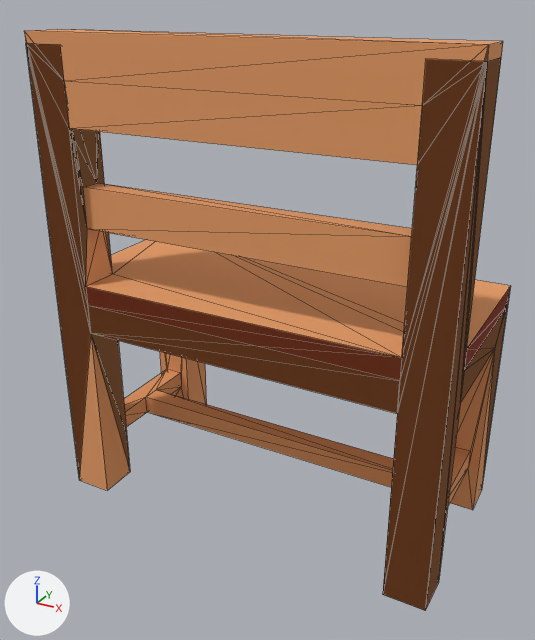
The glTF model public/models/items/bench.glb, before and after one commit.
Both versions are drawn from a 50 mm camera at (0.73, -1.388, 1.149) aimed at (-0.011, -0.041, 0.476). Lighting does not change. The marker at lower left points along +X, +Y and +Z. Mesh edges are drawn as thin lines. Vertices at the same position are counted once.

The first picture shows 'bench'.
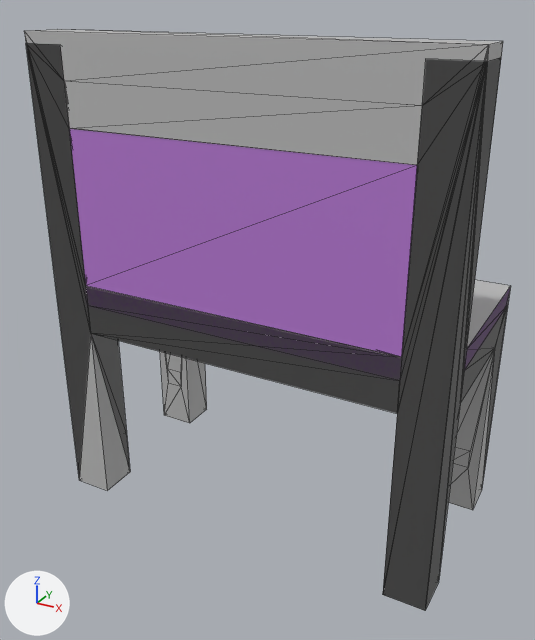
What differs and where, as boxes [x1, y1, x2, y2] in the pictures (535 x 640 px; the box of a moved part takes in the faces that stretch with it):
part 1 of me_bench_2, cut back: before [124, 369, 470, 506]; after [167, 369, 470, 468]
part 2 of me_bench_2, moved or reshaped: before [83, 183, 412, 287]; after [70, 129, 417, 357]
part 3 of me_bench_2, recoloured (orange to grey): [24, 29, 511, 610] in both
part 4 of me_bench_2, recoloured (orange to grey): [26, 43, 507, 610] in both
part 5 of me_bench_2, recoloured: [86, 287, 510, 380] in both

What changed in the scene script:
```text
Add mat_lambert15:
    mat_lambert15 = principled_material('lambert15')
    mat_lambert15.base_color = (0.482, 0.195, 0.663)  # purple #b87ad5
    mat_lambert15.roughness = 0.6
Add mat_lambert1:
    mat_lambert1 = principled_material('lambert1')
    mat_lambert1.base_color = (0.5, 0.5, 0.5)  # grey #bcbcbc
    mat_lambert1.roughness = 0.6
Change me_bench_2:
    used by ob_bench; location = (0.0, 0.0, 0.0)
    remove me_bench_2.from_pydata(...)  # 95 vertices, 252 faces; spans x -0.459..0.459, y -0.231..0.228, z 0.004..1.082
    add me_bench_2.from_pydata(...)  # 93 vertices, 228 faces; spans x -0.459..0.459, y -0.231..0.228, z 0.004..1.082
    me_bench_2 part 1
    8 vertices are removed from x -0.39..0.39, y -0.025..0.021, z 0.119..0.164
    36 faces are deleted
    8 new faces join them, mat_lambert1 (grey #bcbcbc)
    me_bench_2 part 2
    8 faces are deleted
    6 vertices are added at (-0.367, -0.23, 0.556), (-0.367, -0.23, 0.899), (-0.367, -0.139, 0.556), (0.367, -0.23, 0.899), (0.367, -0.23, 0.556), (0.367, -0.139, 0.556)
    12 new faces join them, mat_lambert15 (purple #b97ad5)
    me_bench_2 part 3: 126 faces spanning x -0.459..0.459, y -0.231..0.228, z 0.004..1.082 switch from mat_wood_008 (orange #e69b65) to mat_lambert1 (grey #bcbcbc)
    me_bench_2 part 4: 74 faces spanning x -0.459..0.459, y -0.231..0.228, z 0.004..1.06 switch from mat_wood_009 (orange #e69b65) to mat_lambert1 (grey #bcbcbc)
    me_bench_2 part 5: 8 faces spanning x -0.459..0.459, y -0.231..0.228, z 0.509..0.555 switch from mat_carpet_004 (red #f15d55) to mat_lambert15 (purple #b97ad5)
```
